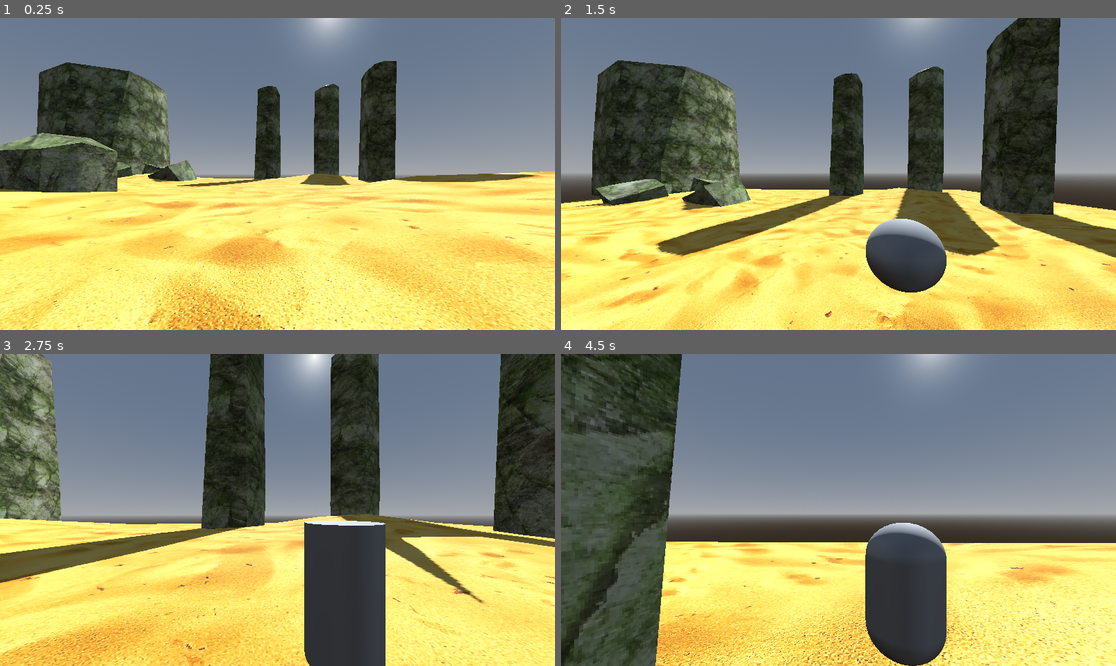
Above: before the commit, frames 1-4 (two rows, left to right).
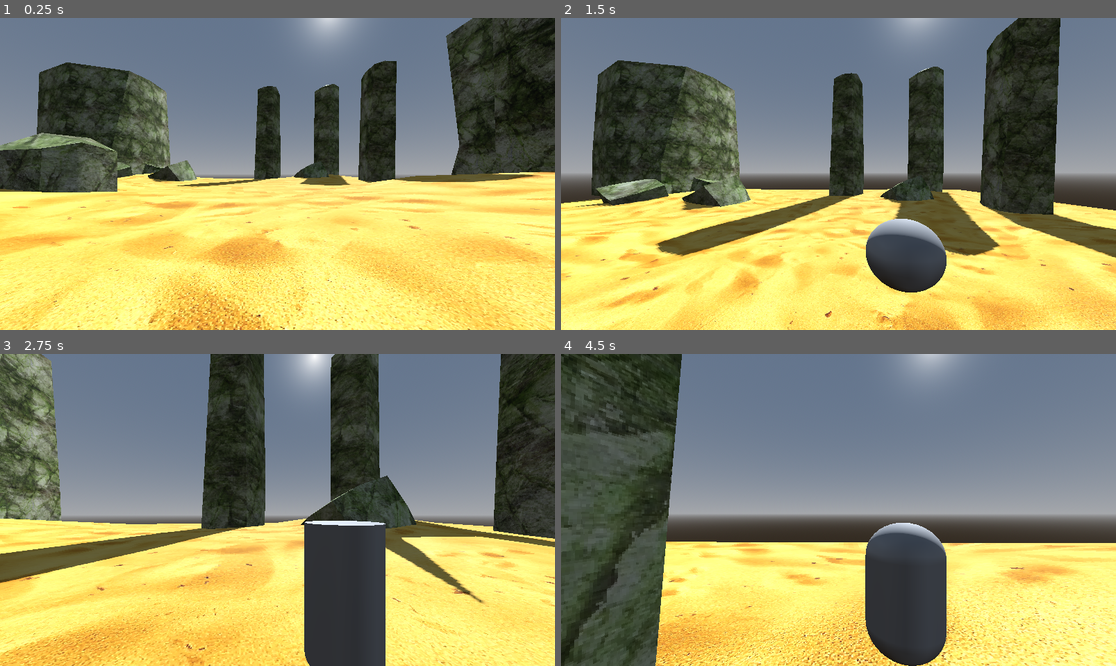
Above: after the commit, the same moments.

Repository: DavidWalshCode/Eldritch-Echoes
Game: Godot game, scene res://levels/level1.tscn
The game is run twice, just before and just after one commit, with the same random seed, the same clock (stepped at 60 frames per second) and the same inputs.
Inputs (mouse positions are in pixels of both pictures, inside the frame that each line leads up to):
- Up to frame 1 (0.25 s): no input
- Up to frame 2 (1.5 s): tap Enter at 0.5 s; move the mouse to (866, 174) at 0.52 s; hold W (move_forwards) from 0.53 s (still down); tap 1 at 0.6 s; tap Space (jump) at 0.77 s; move the mouse to (810, 174) at 1.27 s; tap 2 at 1.35 s
- Up to frame 3 (2.75 s): keep holding W (move_forwards); tap Space (jump) at 1.52 s; move the mouse to (288, 503) at 2.02 s; tap 3 at 2.1 s
- Up to frame 4 (4.5 s): keep holding W (move_forwards); move the mouse to (832, 516) at 2.77 s; tap 4 at 2.85 s; tap Space (jump) at 3.02, 3.77 s; move the mouse to (877, 513) at 3.52 s; tap 5 at 3.6 s; move the mouse to (794, 506) at 4.27 s; tap 6 at 4.35 s

The runs differ from the first frame. In frame 1, 9.2% of the frame differs, in the area x 52-100%, y 0-52%; in frame 2, 0.4%; in frame 3, 1.2%; in frame 4, 0.4%.

Commit message:
Updating Level

Diff:
--- a/levels/level1.tscn
+++ b/levels/level1.tscn
@@ -22,6 +22,9 @@
 [node name="RockBoulder" parent="Environment" instance=ExtResource("1_ckw1s")]
 transform = Transform3D(0.856195, 0, -0.516653, 0.221806, 0.903156, 0.367576, 0.466618, -0.429313, 0.773277, 46.1074, 0, 34.9185)
 
+[node name="RockBoulder4" parent="Environment" instance=ExtResource("1_ckw1s")]
+transform = Transform3D(-0.92197, 0.0708456, 0.380725, 0.318557, -0.420292, 0.849632, 0.220208, 0.904619, 0.364929, 4.11751, 0.00567055, 34.9185)
+
 [node name="RockBoulder2" parent="Environment" instance=ExtResource("1_ckw1s")]
 transform = Transform3D(0.980986, -0.19408, 0, 0.19408, 0.980986, 0, 0, 0, 1, 40.9519, 0, 45.0157)
 
@@ -30,6 +33,9 @@
 
 [node name="RockCliff" parent="Environment" instance=ExtResource("2_v7vk8")]
 transform = Transform3D(0.981827, 0, -0.189781, 0, 1, 0, 0.189781, 0, 0.981827, -17.175, 0, -24.5399)
+
+[node name="RockCliff6" parent="Environment" instance=ExtResource("2_v7vk8")]
+transform = Transform3D(0.966904, 0, 0.255142, 0, 1, 0, -0.255142, 0, 0.966904, -29.2218, -0.971062, 10.514)
 
 [node name="RockCliff3" parent="Environment" instance=ExtResource("2_v7vk8")]
 transform = Transform3D(0.932198, 0, -0.36195, 0, 1, 0, 0.36195, 0, 0.932198, 24.069, -3.77635, -34.474)
@@ -58,6 +64,9 @@
 [node name="RockPillar2" parent="Environment" instance=ExtResource("3_1ra72")]
 transform = Transform3D(0.872939, 0, -0.487829, -0.0132976, 0.999628, -0.0237952, 0.487648, 0.0272587, 0.872615, 13.1267, -3.58215, 46.2294)
 
+[node name="RockPillar7" parent="Environment" instance=ExtResource("3_1ra72")]
+transform = Transform3D(0.999834, 0.0129967, -0.0127553, -0.0132976, 0.999628, -0.0237952, 0.0124417, 0.0239609, 0.999636, -4.03077, -4.04984, 0.618065)
+
 [node name="RockPillar3" parent="Environment" instance=ExtResource("3_1ra72")]
 transform = Transform3D(0.953528, 0.0151809, -0.300922, 0, 0.99873, 0.0503838, 0.301305, -0.0480423, 0.952317, -8.07355, -4.99699, 29.1479)
 
